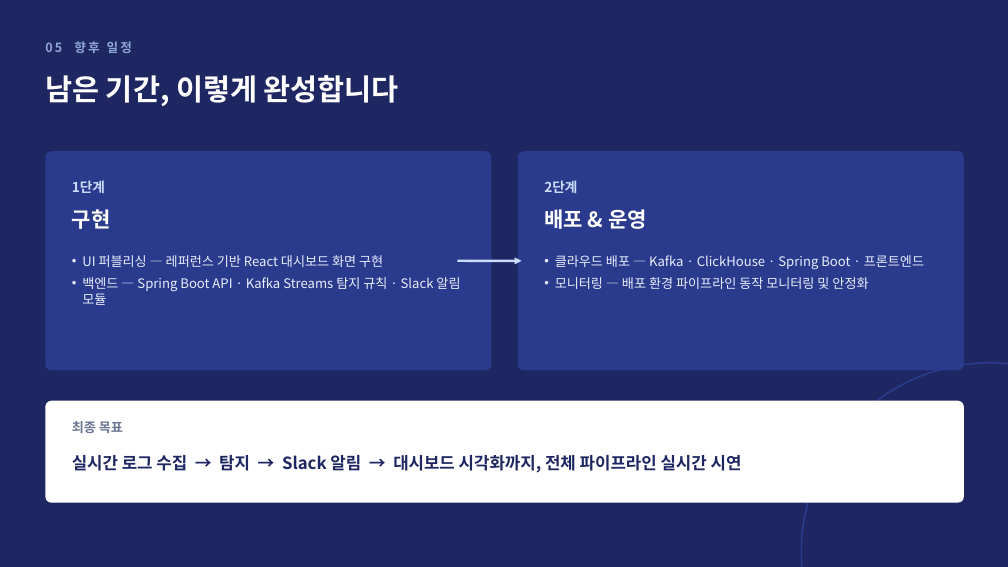
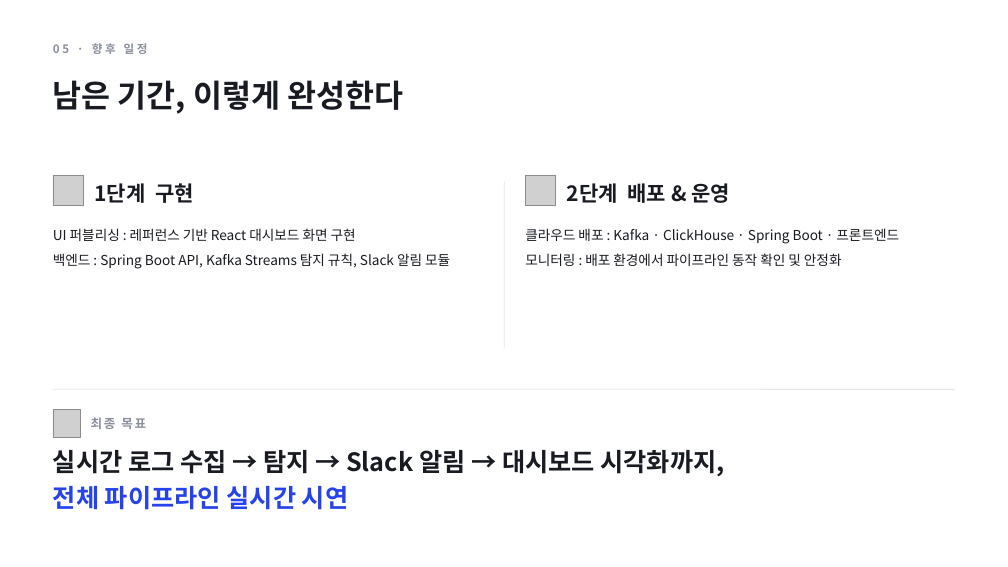
Before and after one commit to 2026-Siheung-Bootcamp-Team-I/Midterm-Presentation, a slide deck: slide 12 of 슬라이드/EDR_중간발표.pptx. Drawn at 1008x567 pixels with LibreOffice and Linux fonts; fonts in the diff are those of the drawing; grey boxes stand for pictures. Boxes give left, top, right and bottom in pixels: in the first picture for what was removed or moved away, otherwise in the second. Text is boxed around its words. In the diff, an @@ line names an element or a change of style, - is before the commit and + after.

Commit message:
발표 슬라이드 재구성: 시나리오 분리, 순서·번호 정리, 아키텍처 이미지·시각화 메모 추가

```diff
--- a/슬라이드/EDR_중간발표.pptx
+++ b/슬라이드/EDR_중간발표.pptx
@@ background #1E2761 to #FFFFFF @@
@@ text at (53,43,148,54): text changed; size 12 to 11 pt; text colour #8FA6D9 to #8A8F9C @@
-05 향후 일정
+05 · 향후 일정
@@ text at (53,80,403,114): text changed; size 28 to 30 pt; text colour #FFFFFF to #191B22 @@
-남은 기간, 이렇게 완성합니다
+남은 기간, 이렇게 완성한다
@@ rounded rectangle removed at (45,151,492,371) @@
@@ picture added at (53,175,83,206) @@
@@ rounded rectangle removed at (518,151,964,371) @@
@@ picture added at (526,175,556,206) @@
@@ text removed at (72,180,105,193) @@
-1단계
@@ text at (94,183,194,203): text changed; text colour #FFFFFF to #191B22 @@
-구현
+1단계 구현
@@ line added from (504, 181) to (504, 348), #E3E5EA 0.75 pt @@
@@ text removed at (544,180,577,193) @@
-2단계
@@ text at (567,183,731,203): text changed; text colour #FFFFFF to #191B22 @@
-배포 & 운영
+2단계 배포 & 운영
@@ text at (53,228,450,269): text changed; size 12.5 to 13 pt; text colour #E6EEFC to #191B22 @@
-• UI 퍼블리싱 — 레퍼런스 기반 React 대시보드 화면 구현
-• 백엔드 — Spring Boot API · Kafka Streams 탐지 규칙 · Slack 알림 모듈
+UI 퍼블리싱 : 레퍼런스 기반 React 대시보드 화면 구현
+백엔드 : Spring Boot API, Kafka Streams 탐지 규칙, Slack 알림 모듈
@@ text at (525,228,899,266): text changed; size 12.5 to 13 pt; text colour #E6EEFC to #191B22 @@
-• 클라우드 배포 — Kafka · ClickHouse · Spring Boot · 프론트엔드
-• 모니터링 — 배포 환경 파이프라인 동작 모니터링 및 안정화
+클라우드 배포 : Kafka · ClickHouse · Spring Boot · 프론트엔드
+모니터링 : 배포 환경에서 파이프라인 동작 확인 및 안정화
@@ arrow removed from (457, 261) to (522, 261) @@
@@ line added from (53, 389) to (955, 389), #E3E5EA 0.75 pt @@
@@ ellipse removed at (802,363,1008,567) @@
@@ rounded rectangle removed at (45,401,964,503) @@
@@ picture added at (53,410,80,437) @@
@@ text "최종 목표": place and size @@
-text "최종 목표" at (72,421,123,433)
+text "최종 목표" at (91,417,146,429)
@@ text "최종 목표" at (91,417,146,429): size 12.5 to 12 pt, text colour #6B7690 to #8A8F9C, letter spacing 0 to 1.5 pt @@
@@ text "실시간 로그 수집 → 탐지 ...": place and size @@
-text "실시간 로그 수집 → 탐지 ..." at (72,455,742,473)
+text "실시간 로그 수집 → 탐지 ..." at (53,450,725,510)
@@ text "실시간 로그 수집 → 탐지 ..." at (53,450,725,510): size 16 to 24 pt; text colour #1E2761 to #191B22 in "실시간 로그 수집 → 탐지 → Slack ..."; text colour #1E2761 to #2643EB in "전체 파이프라인 실시간 시연"; line spacing 1 to 1.2; vertical alignment middle to top @@
```
Also in this commit, not shown: 11 other slides changed, 19 other files.
